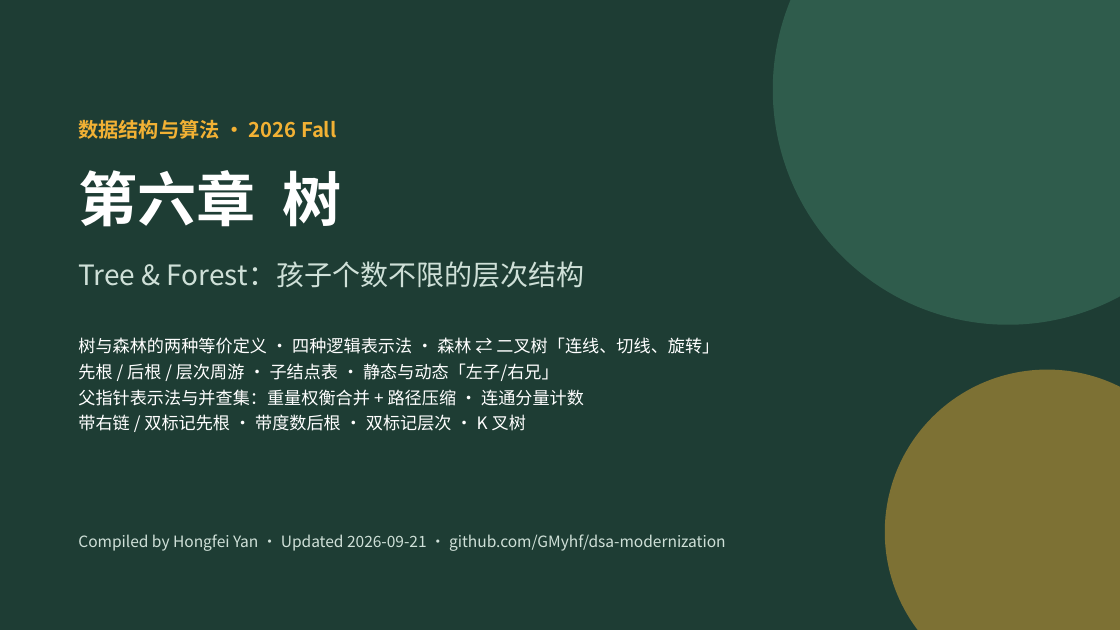
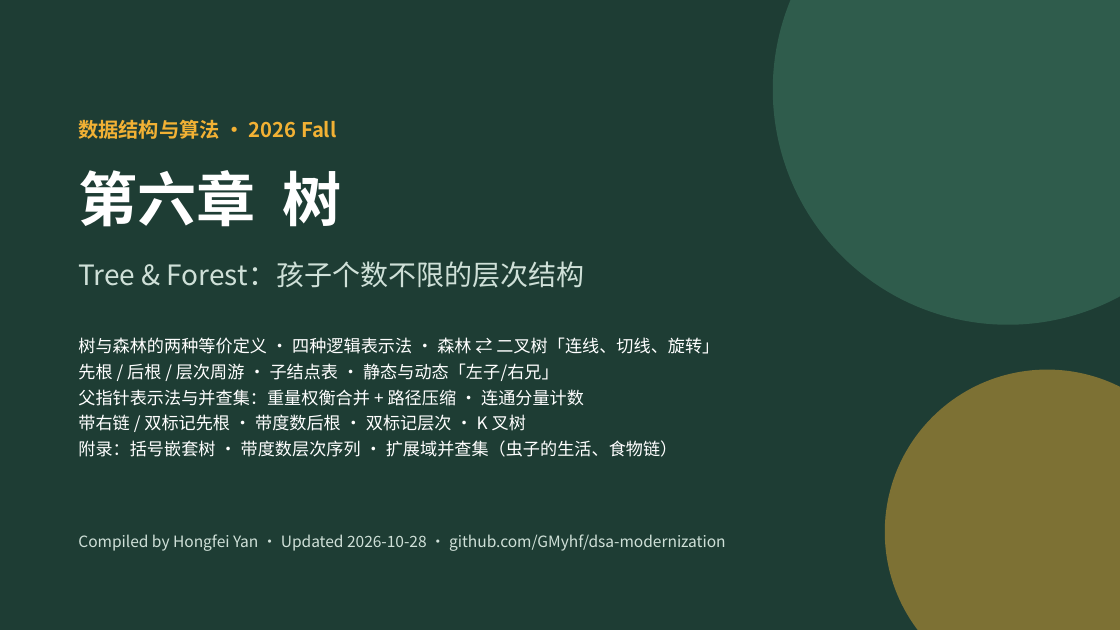
Before and after one commit to GMyhf/2026fall-cs201, a slide deck: slide 1 of courseware/202609_DSA_06_Tree.pptx. Drawn at 1120x630 pixels with LibreOffice and Linux fonts; fonts in the diff are those of the drawing. Boxes give left, top, right and bottom in pixels: in the first picture for what was removed or moved away, otherwise in the second. Text is boxed around its words. In the diff, an @@ line names an element or a change of style, - is before the commit and + after.

```diff
--- a/courseware/202609_DSA_06_Tree.pptx
+++ b/courseware/202609_DSA_06_Tree.pptx
@@ text at (78, 440, 677, 457): paragraph added @@
+附录：括号嵌套树 · 带度数层次序列 · 扩展域并查集（虫子的生活、食物链）
@@ text at (78, 534, 726, 551): text changed @@
-Compiled by Hongfei Yan · Updated 2026-09-21 · github.com/GMyhf/dsa-modernization
+Compiled by Hongfei Yan · Updated 2026-10-28 · github.com/GMyhf/dsa-modernization
```
Also in this commit, not shown: 1 other slide changed, 6 slides added, 2 other files.
